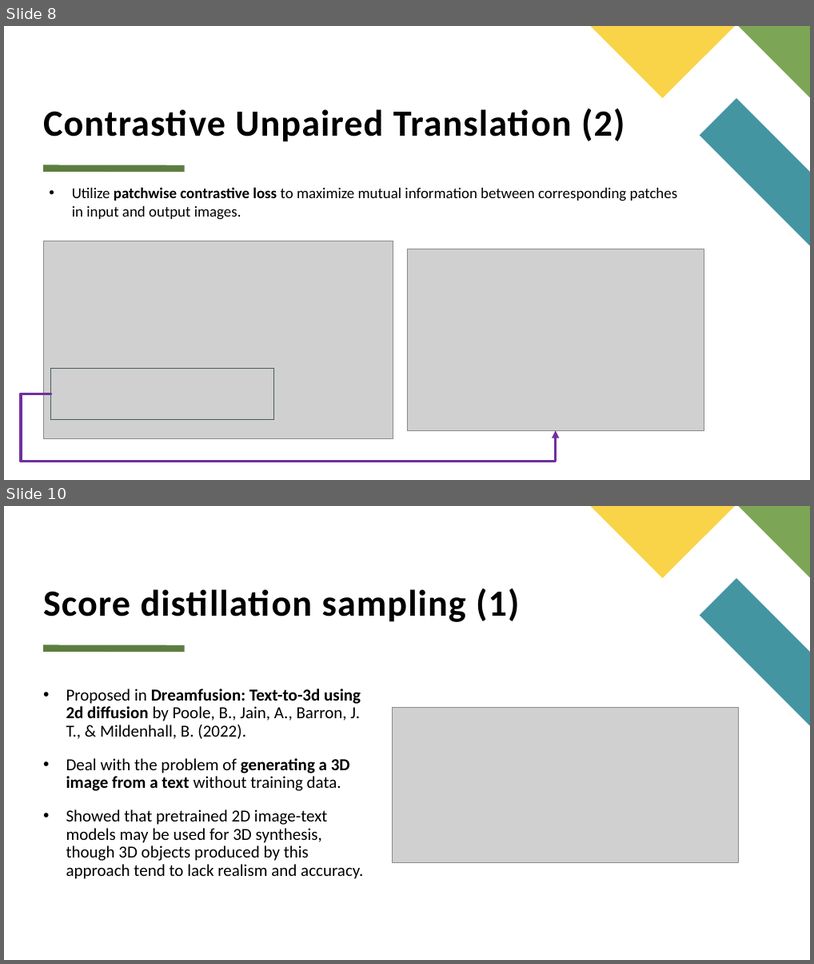
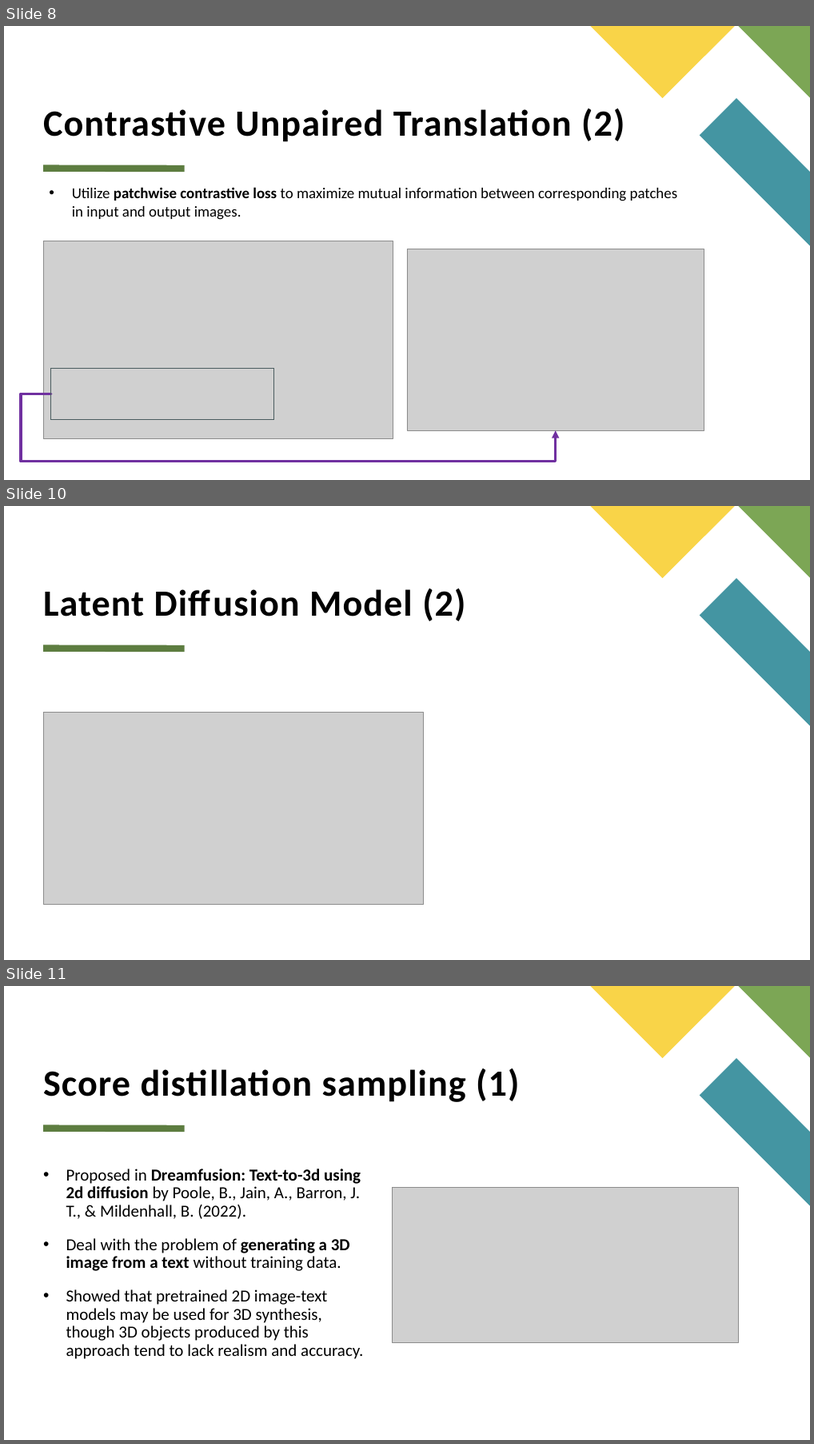
Before and after one commit to Anh26535D/cpp, a slide deck: report_computer_vision.pptx. Shown one above the other, each under a label of ours: slides 8 and 10 before the commit, slides 8, 10 and 11 after it; the slides between them are not shown. The pictures are 814x964 and 814x1444 pixels, drawn with LibreOffice and Linux fonts; fonts in the diff are those of the drawing; grey boxes stand for pictures. Boxes give left, top, right and bottom in pixels: in the first picture for what was removed or moved away, otherwise in the second. Text is boxed around its words. In the diff, an @@ line names an element or a change of style, - is before the commit and + after.

```diff
--- a/report_computer_vision.pptx
+++ b/report_computer_vision.pptx
@@ slide 10 added at [4,506,810,960], background #FFFFFF; not listed: 4 template elements that a slide beside it also shows @@
@@ title added at [43,588,466,621], 44 pt, text #000000, bold @@
+Latent Diffusion Model (2)
@@ picture added at [43,712,423,904] @@
@@ what was slide 10 is now slide 11 @@
```
Also in this commit, not shown: 1 slide changed, 2 other slides added, 1 slide removed, 1 other file.
